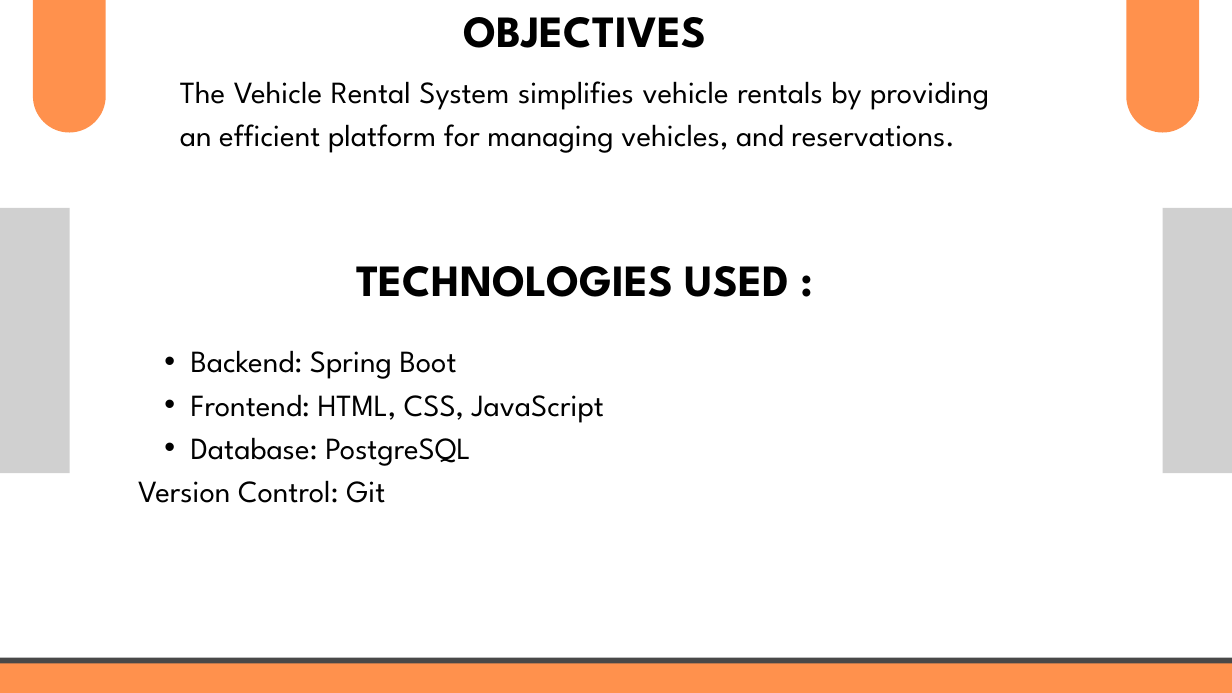
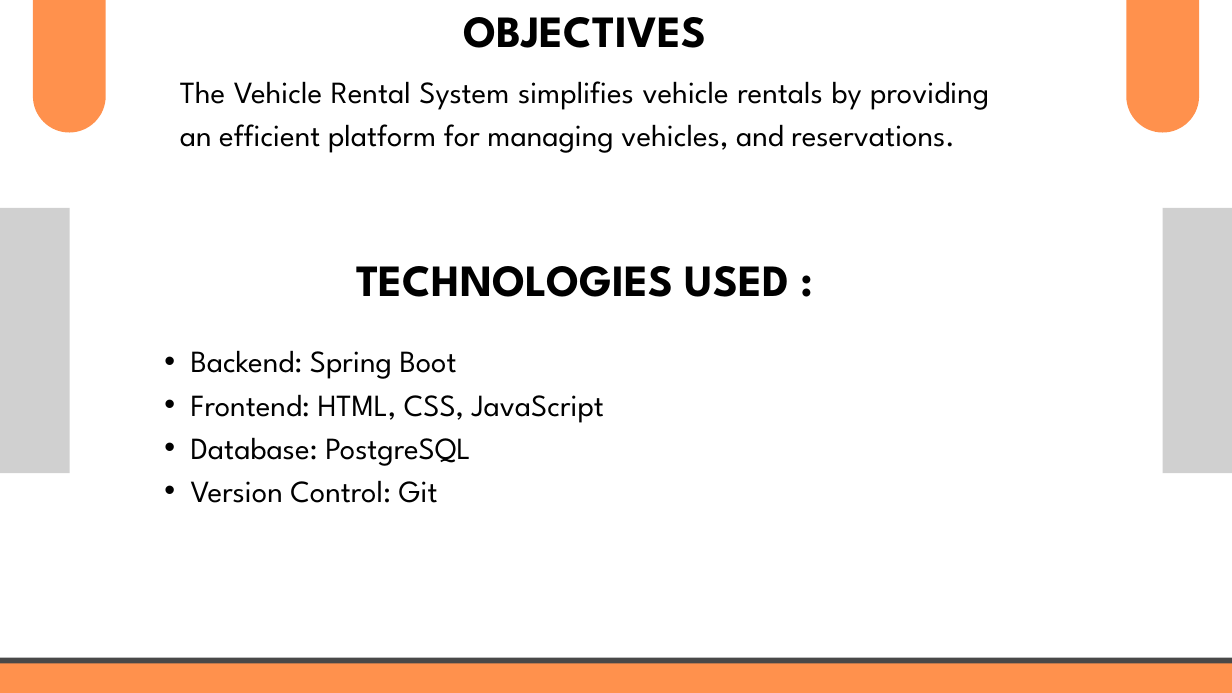
Before and after one commit to Ashishdode/Vehicle-Rental-System, a slide deck: slide 3 of RentEase.pptx. Drawn at 1232x693 pixels with LibreOffice and Linux fonts; fonts in the diff are those of the drawing; grey boxes stand for pictures. Boxes give left, top, right and bottom in pixels: in the first picture for what was removed or moved away, otherwise in the second. Text is boxed around its words. In the diff, an @@ line names an element or a change of style, - is before the commit and + after.

```diff
--- a/RentEase.pptx
+++ b/RentEase.pptx
@@ text at bbox=[191, 480, 438, 503]: bullet none to •; list level 1 to 2 in "Version Control: Git" @@
```
Also in this commit, not shown: 1 other slide changed, 1 slide removed, 2 other files.
